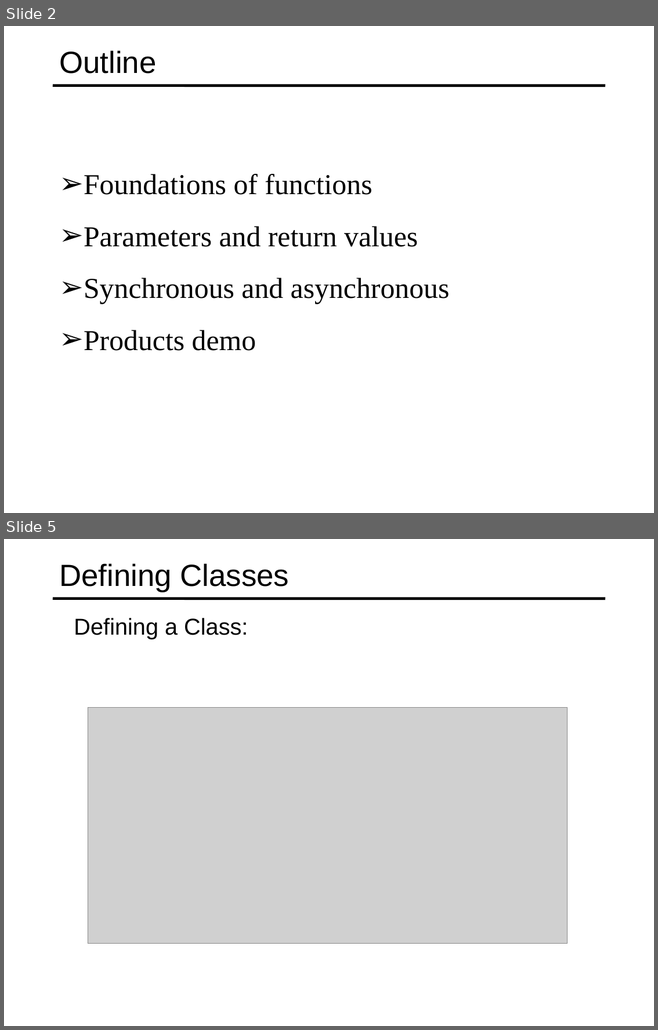
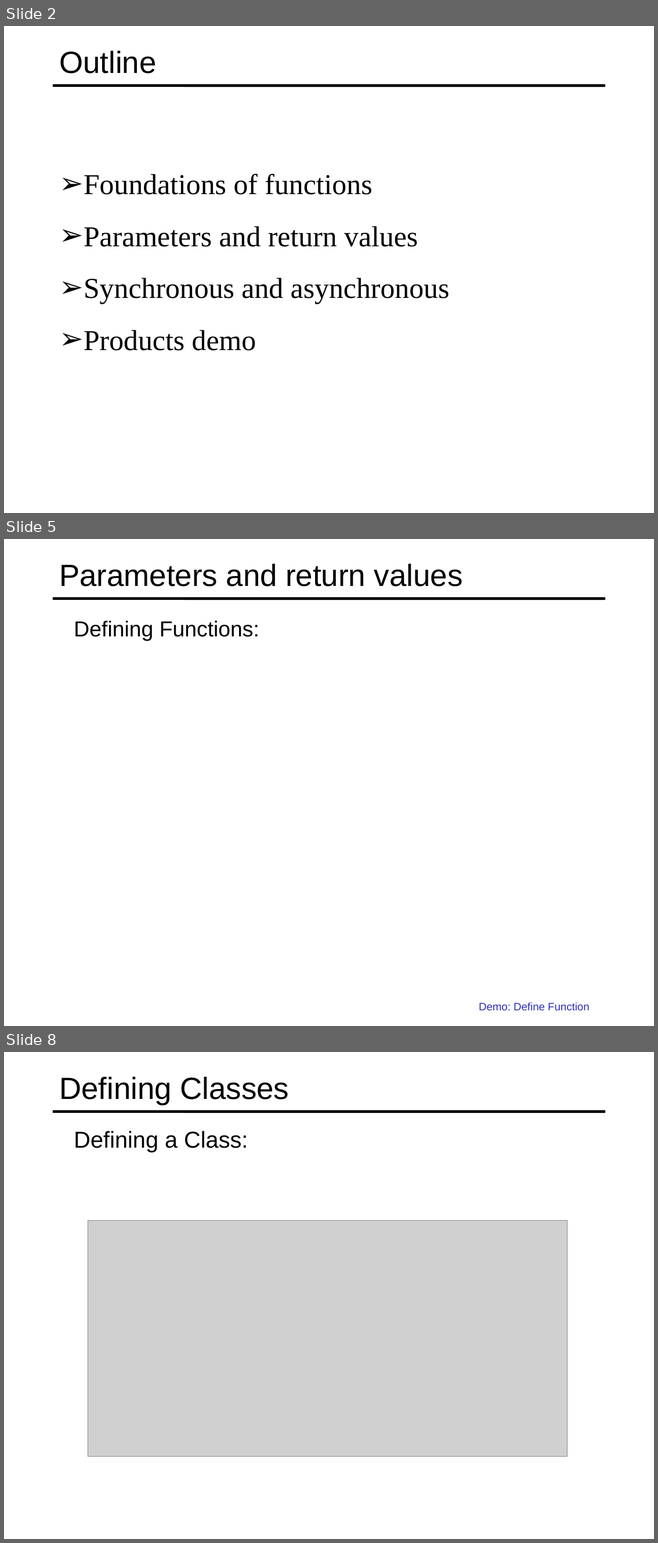
Before and after one commit to specter01wj/Jago_Link_Training, a slide deck: Angular/Angular12/TypeScript Fundamentals/3-Creating-And-Using-Functions/L3_Classes and Interfaces.ppt. Shown one above the other, each under a label of ours: slides 2 and 5 before the commit, slides 2, 5 and 8 after it; the slides between them are not shown. The pictures are 658x1030 and 658x1543 pixels, drawn with LibreOffice and Linux fonts; fonts in the diff are those of the drawing; grey boxes stand for pictures. Boxes give left, top, right and bottom in pixels: in the first picture for what was removed or moved away, otherwise in the second. Text is boxed around its words. In the diff, an @@ line names an element or a change of style, - is before the commit and + after.

```diff
--- a/Angular/Angular12/TypeScript Fundamentals/3-Creating-And-Using-Functions/L3_Classes and Interfaces.ppt
+++ b/Angular/Angular12/TypeScript Fundamentals/3-Creating-And-Using-Functions/L3_Classes and Interfaces.ppt
@@ slide 5 added at <box>4,539,654,1026</box>, background #FFFFFF; not listed: 1 template element that a slide beside it also shows @@
@@ title added at <box>59,563,463,587</box>, 34 pt, text #000000 @@
+Parameters and return values
@@ text added at <box>74,621,259,641</box>, 24 pt, text #000000 @@
+  Defining Functions:
@@ text added at <box>478,1002,589,1011</box>, 12 pt, text #2D2DB9 @@
+  Demo: Define Function
@@ what was slide 5 is now slide 8 @@
```
Also in this commit, not shown: 4 other slides added, 2 slides removed.
